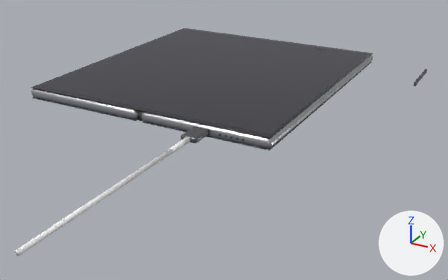
One commit to the glTF model digital-twins/samsung-fold/samsung-fold.glb: the scene before it, then after it.
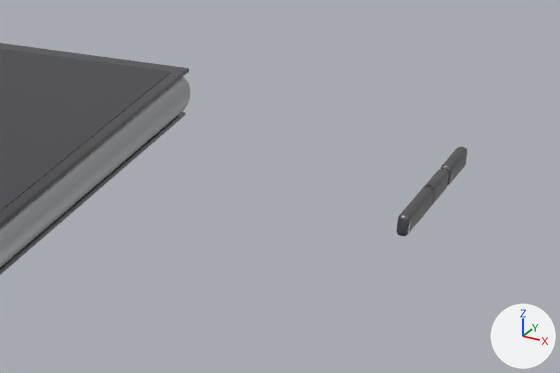
Each version appears first whole from a camera (50 mm lens) standing at (17.52, -30.89, 11.55) and looking at (3.53, -5.47, -1.16), and next in a close-up on the part from 75% to 99% of the width and 14% to 40% of the height. Lighting does not change. The marker at lower right points along +X, +Y and +Z. The last two pictures show the newer version. Where no turn or scale is listed for an object, it has been applied to the vertices. Vertices at exactly the same position are counted once.

The first close-up shows 'Crystal', 'RightHalf', 'RightHalfBack', 'Screen', 'SideButton', 'VolumeDown', 'VolumeUp'.
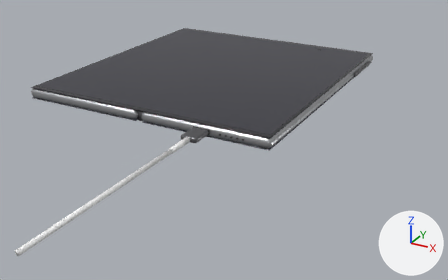
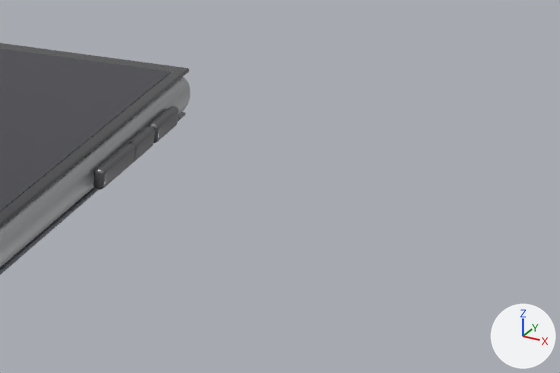
Where the change shows, as pixel boxes (x1, y1, x2, y2) in the close-ups (560 x 373 px):
'SideButton', moved
    before: (397, 186, 434, 236)
    after: (93, 142, 137, 190)
'VolumeUp', moved
    before: (441, 147, 467, 185)
    after: (148, 106, 179, 143)
'VolumeDown', moved
    before: (423, 169, 449, 206)
    after: (127, 127, 155, 162)

Patch to the scene script:
```diff
--- a/digital-twins/samsung-fold/samsung-fold.glb.py
+++ b/digital-twins/samsung-fold/samsung-fold.glb.py
@@ me_cube_006 @@
 # used by ob_sidebutton; location = (0.0, 0.0, 0.0)
-me_cube_006.from_pydata(...)  # 216 vertices, 428 faces; spans x 10.73..10.87, y 3.75..5.05, z 0.15..0.41
+me_cube_006.from_pydata(...)  # 216 vertices, 428 faces; spans x 7.22..7.36, y 3.75..5.05, z 0.15..0.41
+# me_cube_006 part 1: the whole mesh is moved by (-3.51, 0.0, 0.0)
 me_cube_006.materials.append(mat_dark)
@@ me_cube_008 @@
 # used by ob_volumedown; location = (0.0, 0.0, 0.0)
-me_cube_008.from_pydata(...)  # 216 vertices, 428 faces; spans x 10.73..10.87, y 4.85..5.75, z 0.15..0.41
+me_cube_008.from_pydata(...)  # 216 vertices, 428 faces; spans x 7.22..7.36, y 4.85..5.75, z 0.15..0.41
+# me_cube_008 part 2: the whole mesh is moved by (-3.51, 0.0, 0.0)
 me_cube_008.materials.append(mat_dark)
@@ me_cube_007 @@
 # used by ob_volumeup; location = (0.0, 0.0, 0.0)
-me_cube_007.from_pydata(...)  # 216 vertices, 428 faces; spans x 10.73..10.87, y 5.85..6.75, z 0.15..0.41
+me_cube_007.from_pydata(...)  # 216 vertices, 428 faces; spans x 7.22..7.36, y 5.85..6.75, z 0.15..0.41
+# me_cube_007 part 3: the whole mesh is moved by (-3.51, 0.0, 0.0)
 me_cube_007.materials.append(mat_dark)
```
